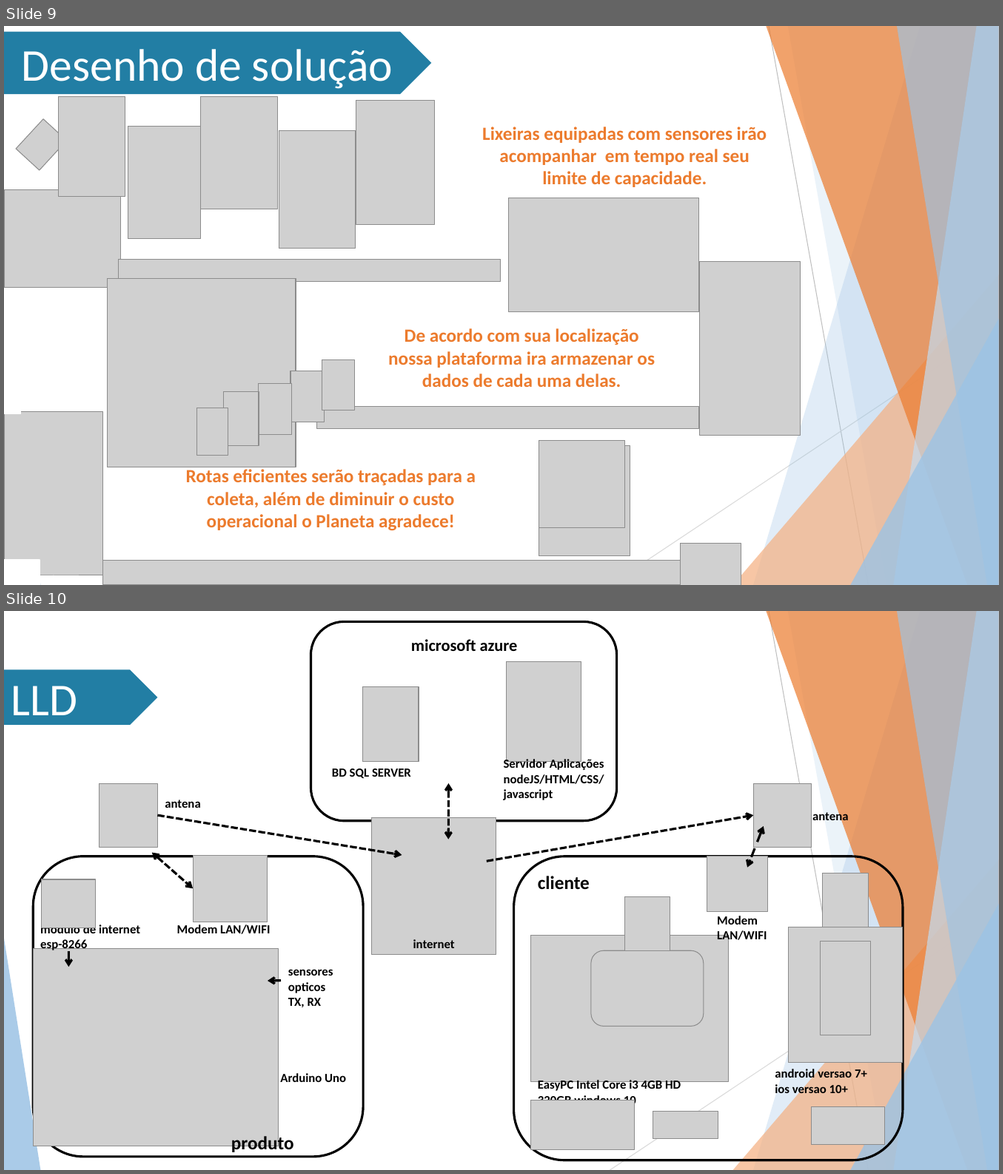
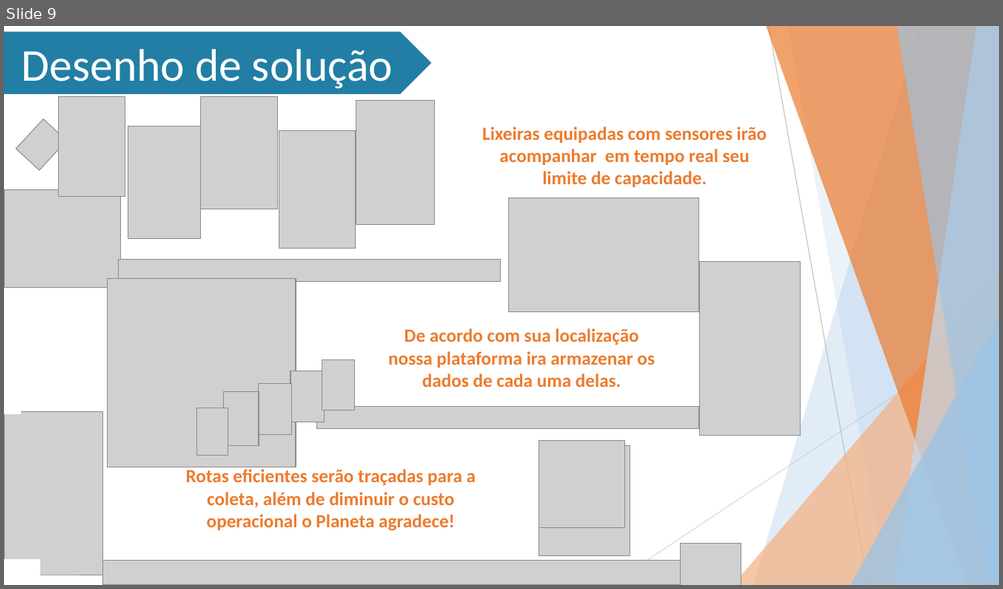
Before and after one commit to Stefany-hub/Projeto2.0, a slide deck: apresentação/MIT PPT (Projeto 2.0).pptx. Shown one above the other, each under a label of ours: slides 9 and 10 before the commit, slide 9 after it. The pictures are 1003x1174 and 1003x589 pixels, drawn with LibreOffice and Linux fonts; fonts in the diff are those of the drawing; grey boxes stand for pictures; background and template pictures are left out. Boxes give left, top, right and bottom in pixels: in the first picture for what was removed or moved away, otherwise in the second. Text is boxed around its words. In the diff, an @@ line names an element or a change of style, - is before the commit and + after.

```diff
--- a/apresentação/MIT PPT (Projeto 2.0).pptx
+++ b/apresentação/MIT PPT (Projeto 2.0).pptx
@@ slide 10 removed at bbox=[4, 611, 999, 1170], background #FFFFFF; not listed: 10 template elements that a slide beside it also shows @@
@@ pentagon arrow removed at bbox=[4, 670, 158, 725] @@
-LLD
@@ group removed at bbox=[33, 621, 902, 1161]: 18 pictures, 15 texts, 4 arrows, 3 rounded rectangles, 3 double arrows @@
-modulo de internet
-esp-8266
-sensores opticos
-TX, RX
-Arduino Uno
-Modem LAN/WIFI
-EasyPC Intel Core i3 4GB HD 320GB windows 10
-android versao 7+
-ios versao 10+
-Modem LAN/WIFI
-Servidor Aplicações
-nodeJS/HTML/CSS/
-javascript
-microsoft azure
-BD SQL SERVER
-internet
-antena
-antena
-produto
-cliente
```
Also in this commit, not shown: 3 slides changed, 1 slide added.
